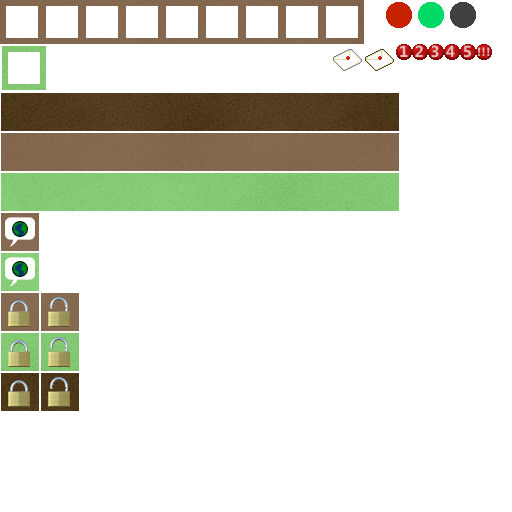
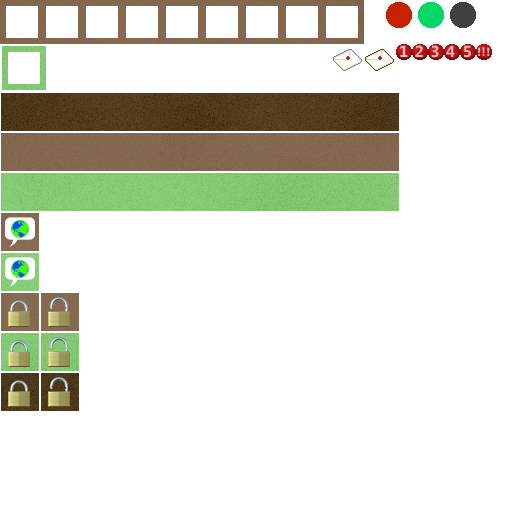
Before/after of a 512×512 layered artwork. What changed in the layer stack:
painted on "Upper Globe" over [11, 220, 29, 238]
painted on "Lower Globe" over [11, 260, 29, 278]
